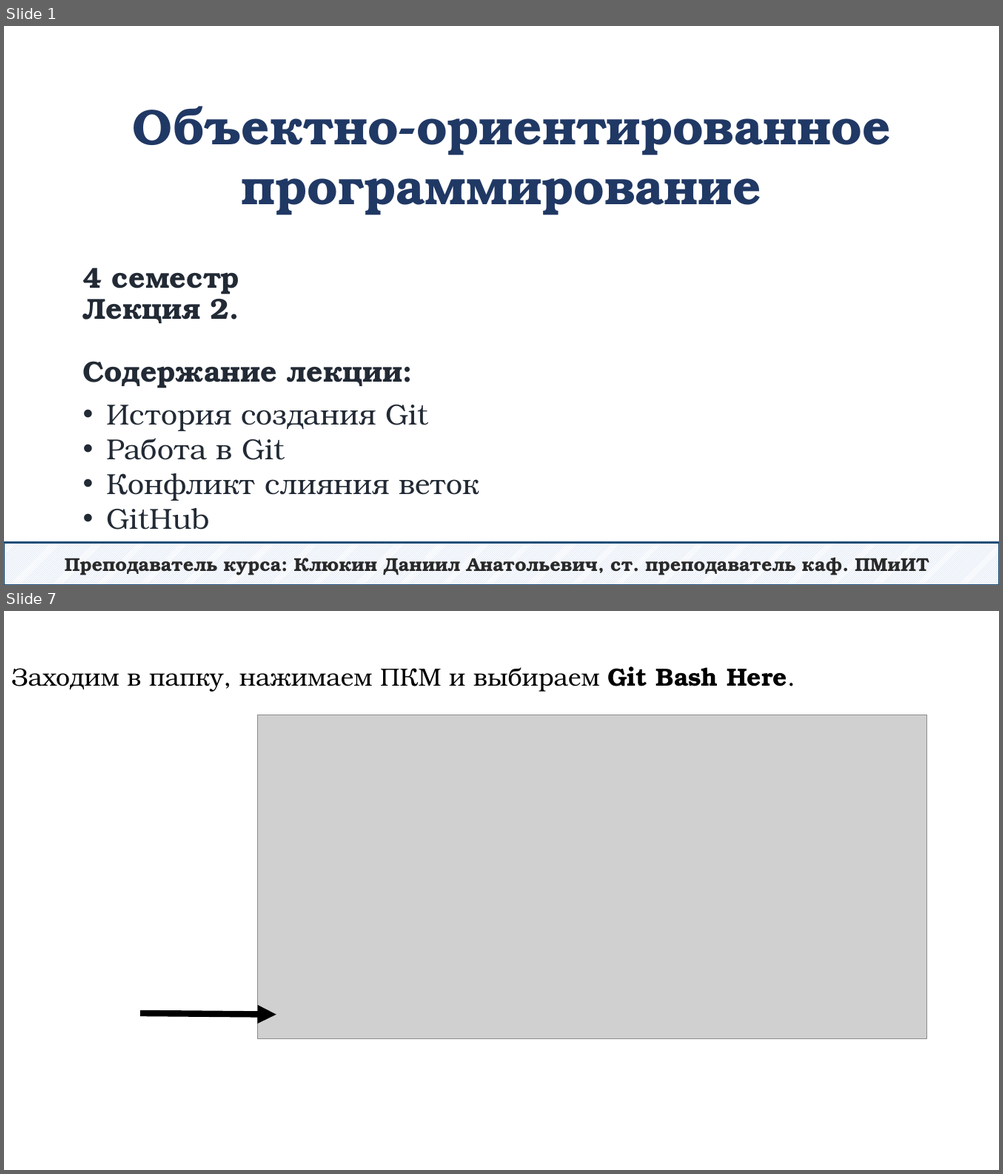
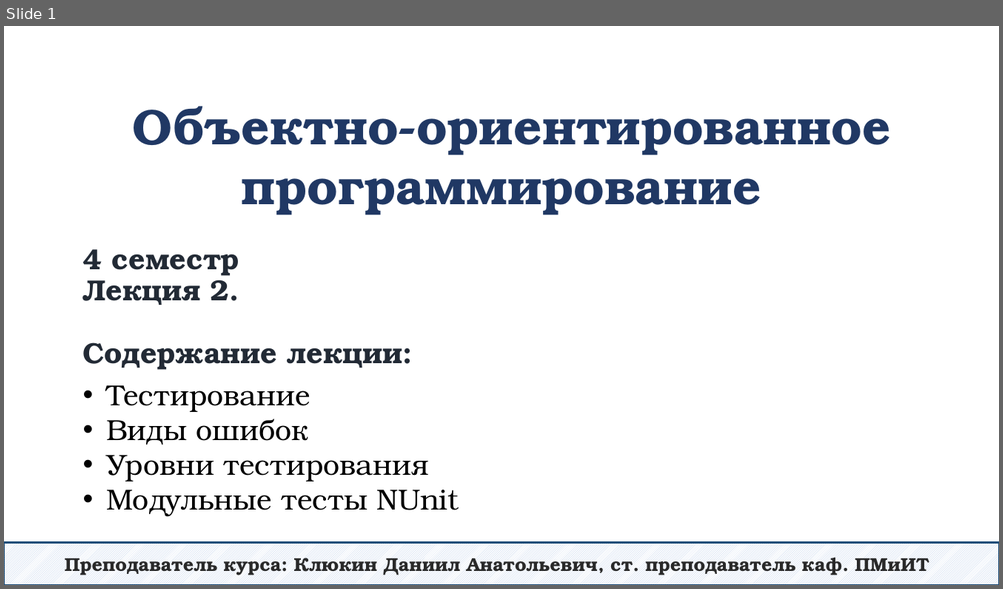
Before and after one commit to DaniilKlyukin/OOP-4, a slide deck: Лекции/ООП 1 лек 2.pptx. Shown one above the other, each under a label of ours: slides 1 and 7 before the commit, slide 1 after it; the slides between them are not shown. The pictures are 1003x1174 and 1003x589 pixels, drawn with LibreOffice and Linux fonts; fonts in the diff are those of the drawing; grey boxes stand for pictures. Boxes give left, top, right and bottom in pixels: in the first picture for what was removed or moved away, otherwise in the second. Text is boxed around its words. In the diff, an @@ line names an element or a change of style, - is before the commit and + after.

```diff
--- a/Лекции/ООП 1 лек 2.pptx
+++ b/Лекции/ООП 1 лек 2.pptx
@@ slide 7 removed at [4, 611, 999, 1170], background #FFFFFF @@
@@ text removed at [11, 667, 795, 692] @@
-Заходим в папку, нажимаем ПКМ и выбираем Git Bash Here.
@@ picture removed at [258, 715, 926, 1040] @@
@@ arrow removed from (141, 1014) to (276, 1014) @@
@@ slide 1 changed as well @@
@@ title "4 семестр Лекция 2. Содержание ...": place and size @@
-title "4 семестр Лекция 2. Содержание ..." at [83, 268, 403, 389]
+title "4 семестр Лекция 2. Содержание ..." at [83, 249, 403, 370]
@@ text at [106, 386, 459, 517]: text changed; text colour #222A35 to #000000 @@
-• История создания Git
-• Работа в Git
-• Конфликт слияния веток
-• GitHub
+• Тестирование
+• Виды ошибок
+• Уровни тестирования
+• Модульные тесты NUnit
```
Also in this commit, not shown: 26 slides added, 46 other slides removed.
